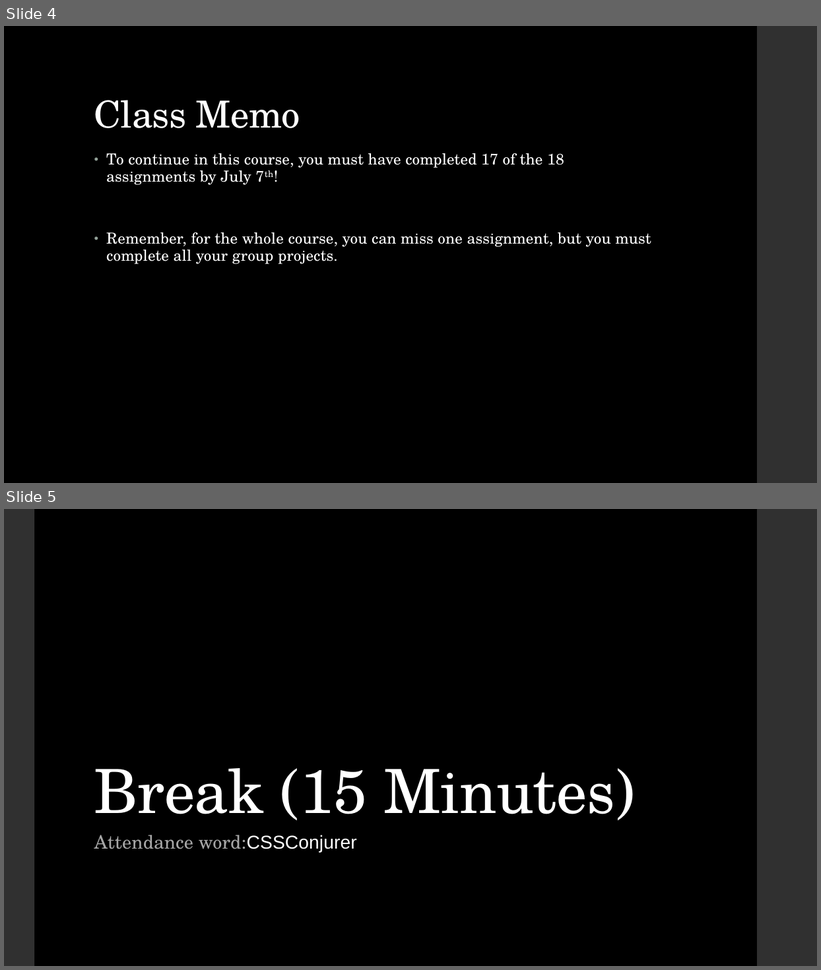
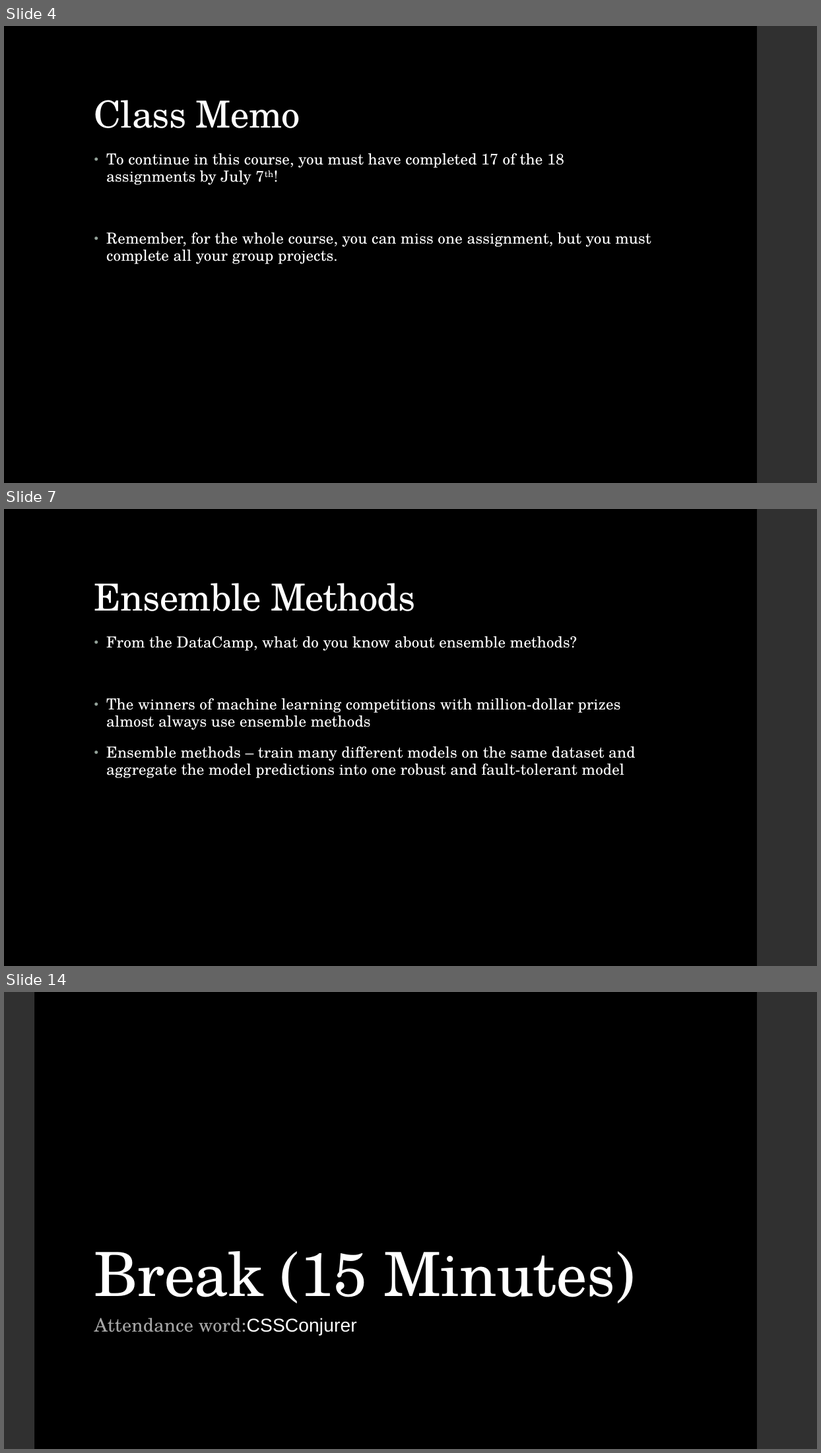
Before and after one commit to LaunchCoderGirlSTL/Data-Science-Assignments, a slide deck: course_material/week_17/week_17_presentation.pptx. Shown one above the other, each under a label of ours: slides 4 and 5 before the commit, slides 4, 7 and 14 after it; the slides between them are not shown. The pictures are 821x970 and 821x1453 pixels, drawn with LibreOffice and Linux fonts; fonts in the diff are those of the drawing. Boxes give left, top, right and bottom in pixels: in the first picture for what was removed or moved away, otherwise in the second. Text is boxed around its words. In the diff, an @@ line names an element or a change of style, - is before the commit and + after.

```diff
--- a/course_material/week_17/week_17_presentation.pptx
+++ b/course_material/week_17/week_17_presentation.pptx
@@ slide 7 added at (4,509,817,966), background #000000; not listed: 1 template element that a slide beside it also shows @@
@@ title added at (94,583,416,611), 44 pt, text #FFFFFF @@
+Ensemble Methods
@@ text added at (106,636,635,778), 18 pt, text #FFFFFF @@
+• From the DataCamp, what do you know about ensemble methods?
+• The winners of machine learning competitions with million-dollar prizes almost always use ensemble methods
+• Ensemble methods – train many different models on the same dataset and aggregate the model predictions into one robust and fault-tolerant model
@@ what was slide 5 is now slide 14 @@
```
Also in this commit, not shown: 1 slide changed, 9 other slides added, 1 other file.
